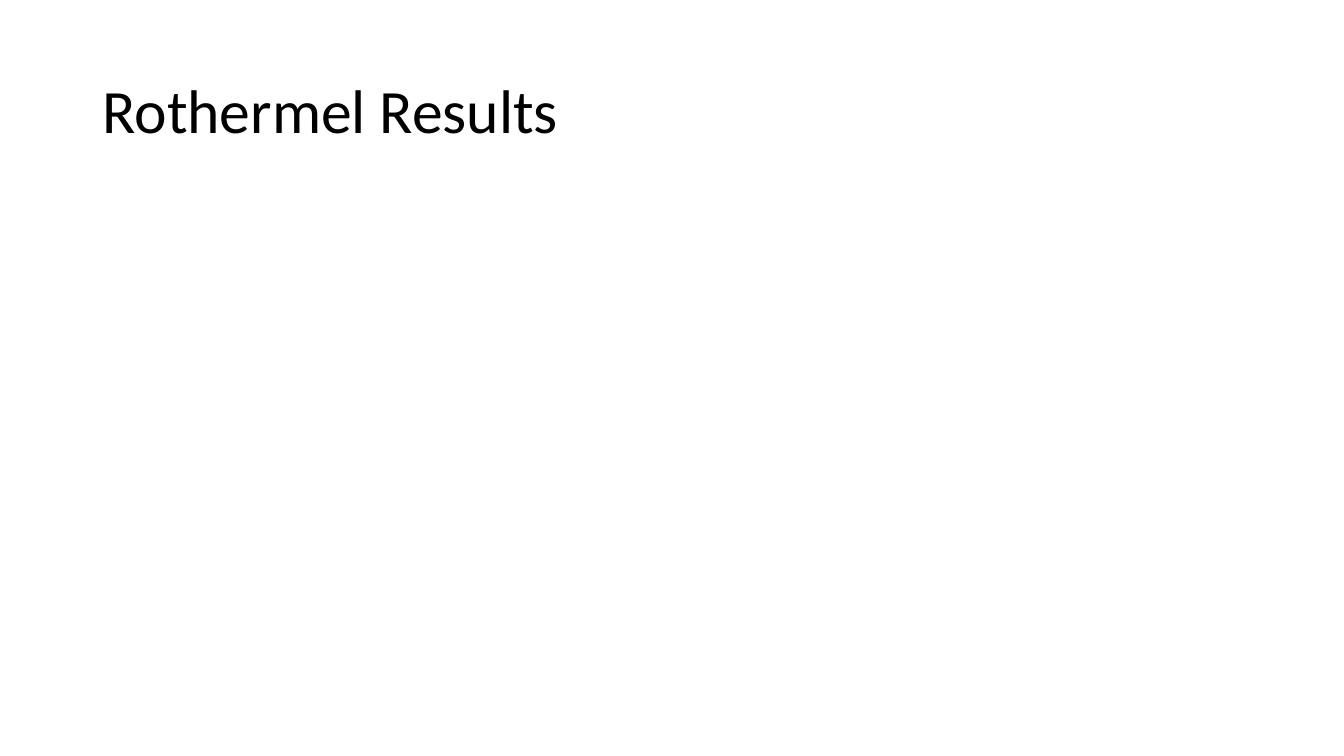
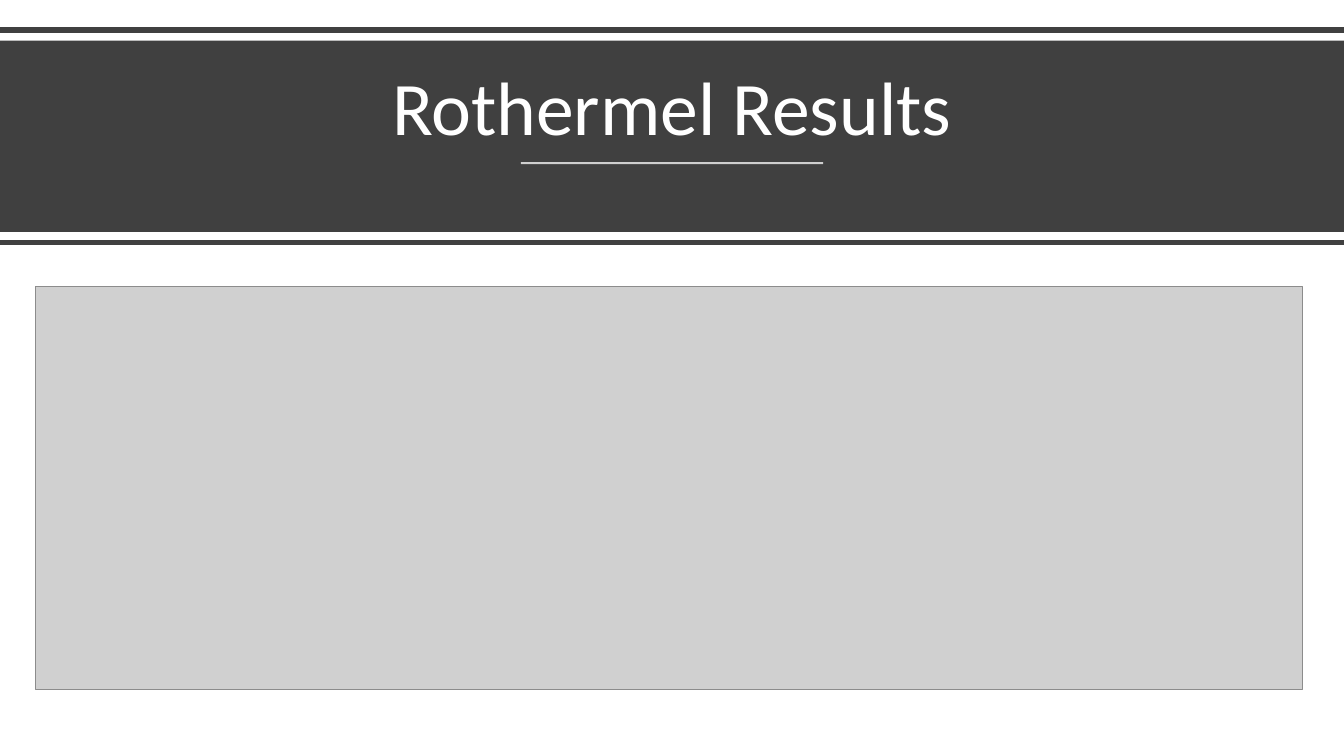
Before and after one commit to Jeremy-Benik/Meeting_Notes, a slide deck: slide 4 of 08122022_Presentation.pptx. Drawn at 1344x756 pixels with LibreOffice and Linux fonts; fonts in the diff are those of the drawing; grey boxes stand for pictures. Boxes give left, top, right and bottom in pixels: in the first picture for what was removed or moved away, otherwise in the second. Text is boxed around its words. In the diff, an @@ line names an element or a change of style, - is before the commit and + after.

Commit message:
Updating powerpoint

```diff
--- a/08122022_Presentation.pptx
+++ b/08122022_Presentation.pptx
@@ line added from (0, 30) to (1344, 30), #404040 4 pt @@
@@ rectangle added at (0,40,1344,232), fill #404040 @@
@@ title "Rothermel Results": place and size @@
-title "Rothermel Results" at (102,90,558,134)
+title "Rothermel Results" at (392,82,952,136)
@@ title "Rothermel Results" at (392,82,952,136): size 44 to 54 pt, text colour #000000 to #FFFFFF; alignment left to centre; vertical alignment middle to bottom @@
@@ line added from (521, 163) to (824, 163), #FFFFFF 1.5 pt @@
@@ line added from (0, 243) to (1344, 243), #404040 4 pt @@
@@ picture added at (35,286,1303,689) @@
```
